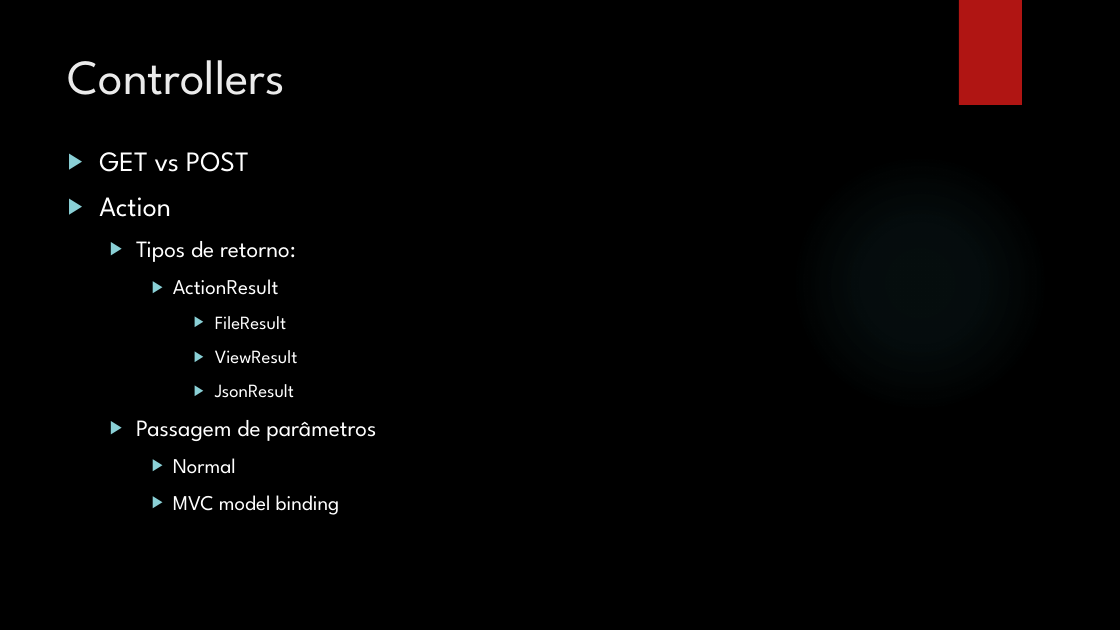
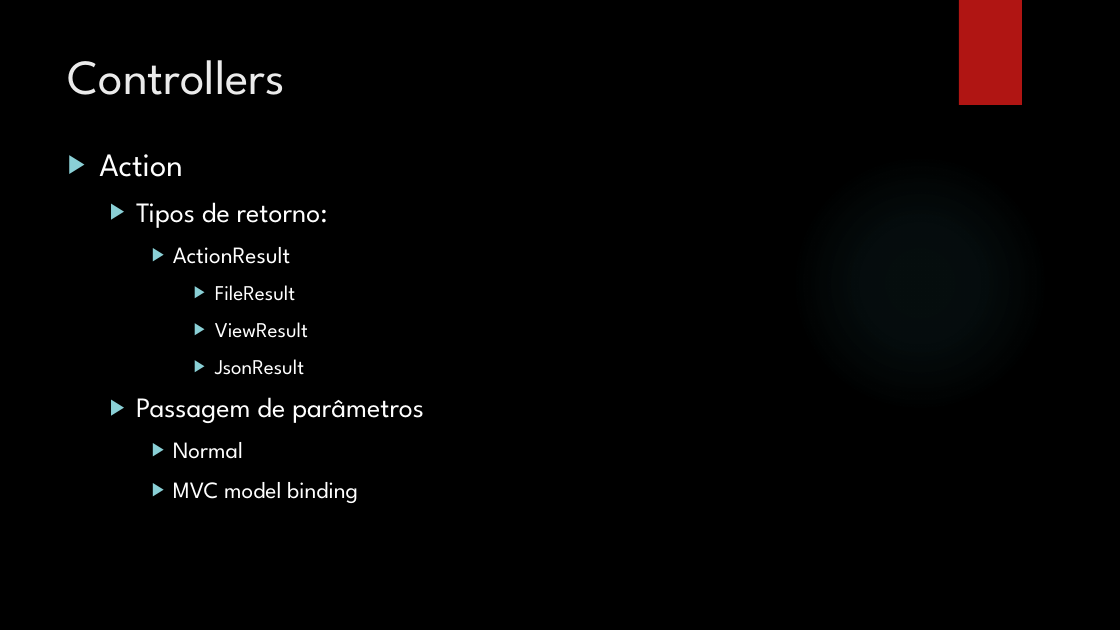
Before and after one commit to leolana/AspnetMvcLab, a slide deck: slide 19 of Presentation/AspNetMvc.pptx (slide 17 before the commit). Drawn at 1120x630 pixels with LibreOffice and Linux fonts; fonts in the diff are those of the drawing; background and template pictures are left out. Boxes give left, top, right and bottom in pixels: in the first picture for what was removed or moved away, otherwise in the second. Text is boxed around its words. In the diff, an @@ line names an element or a change of style, - is before the commit and + after.

```diff
--- a/Presentation/AspNetMvc.pptx
+++ b/Presentation/AspNetMvc.pptx
@@ text "Action" at (99,154,424,503): size 24 to 28 pt in "Action"; size 20 to 24 pt in "Tipos de retorno:", "Passagem de parâmetros"; size 18 to 20 pt in "ActionResult", "Normal", "MVC model binding"; size 16 to 18 pt in "FileResult", "ViewResult", "JsonResult" @@
@@ text at (99,152,249,172): paragraph removed @@
-▶ GET vs POST
```
Also in this commit, not shown: 16 other slides changed, 4 slides added, 1 slide removed.
